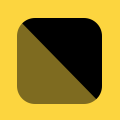
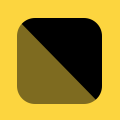
Layered file, before and after one edit (120x120). Changes by layer:
painted on "Rectangle 3" over [21,23,97,100]
